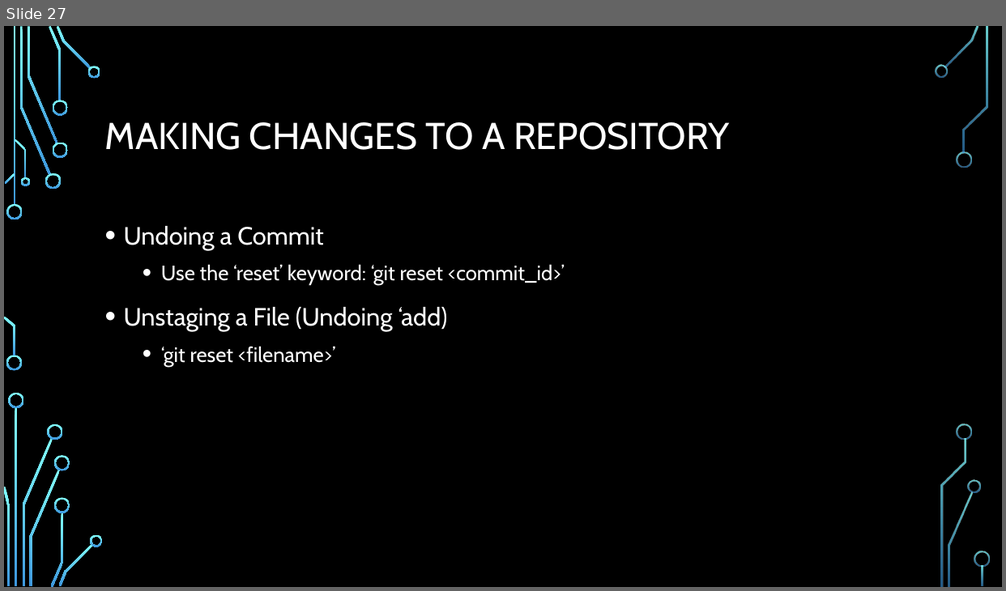
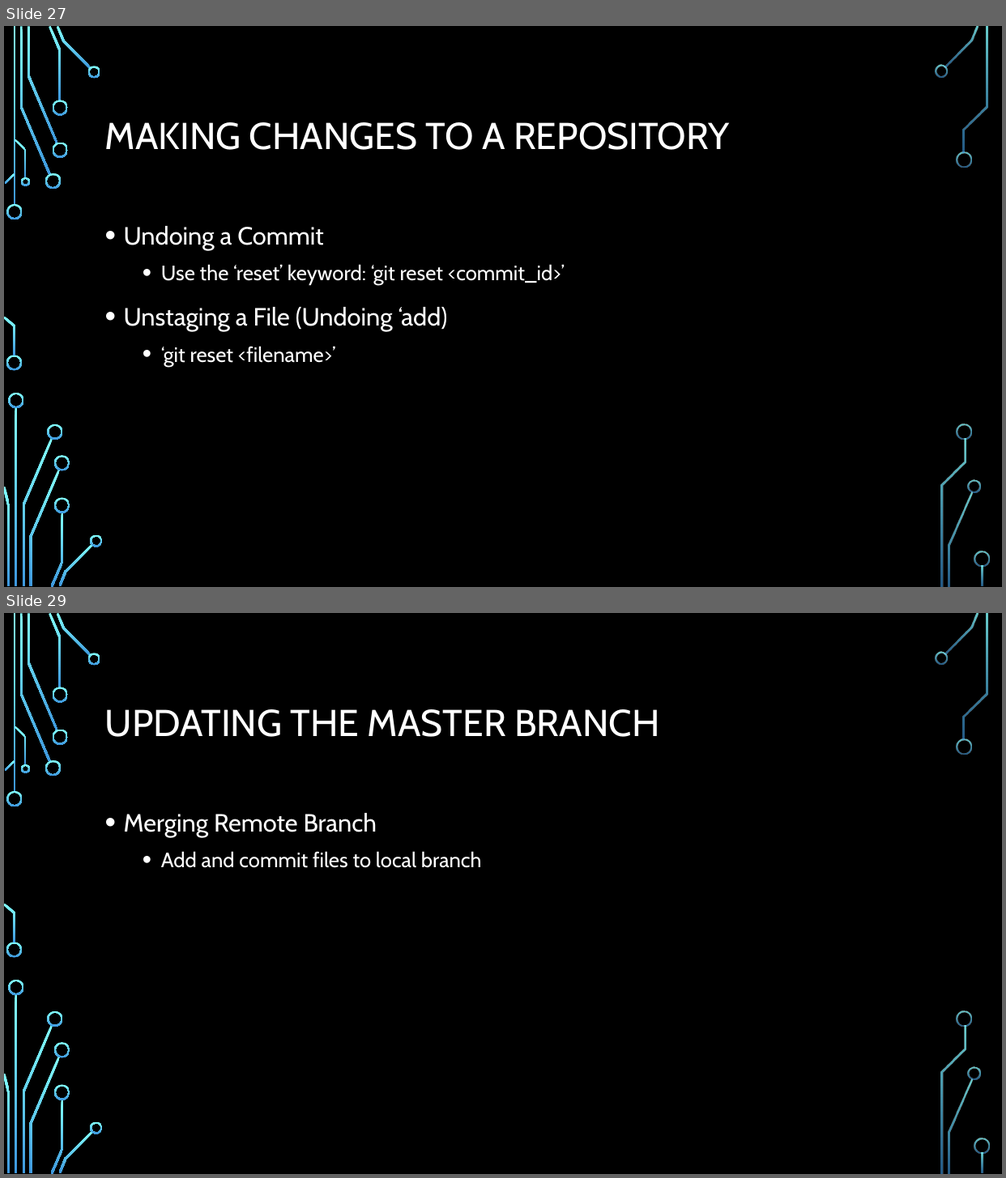
Before and after one commit to dbowmans46/PracticalProgramming, a slide deck: Git Tutorial/Git Tutorial.pptx. Shown one above the other, each under a label of ours: slide 27 before the commit, slides 27 and 29 after it; the slides between them are not shown. The pictures are 1006x591 and 1006x1178 pixels, drawn with LibreOffice and Linux fonts; fonts in the diff are those of the drawing; background and template pictures are left out. Boxes give left, top, right and bottom in pixels: in the first picture for what was removed or moved away, otherwise in the second. Text is boxed around its words. In the diff, an @@ line names an element or a change of style, - is before the commit and + after.

```diff
--- a/Git Tutorial/Git Tutorial.pptx
+++ b/Git Tutorial/Git Tutorial.pptx
@@ slide 29 added at (x1=4, y1=613, x2=1002, y2=1174), background picture (left out); not listed: 36 template elements that a slide beside it also shows @@
@@ title added at (x1=105, y1=709, x2=659, y2=737), 36 pt, text #FFFFFF @@
+UPDATING THE MASTER BRANCH
@@ text added at (x1=124, y1=813, x2=482, y2=868), 20 pt, text #FFFFFF @@
+• Merging Remote Branch
+  • Add and commit files to local branch
```
Also in this commit, not shown: 2 slides changed, 1 other slide added.
